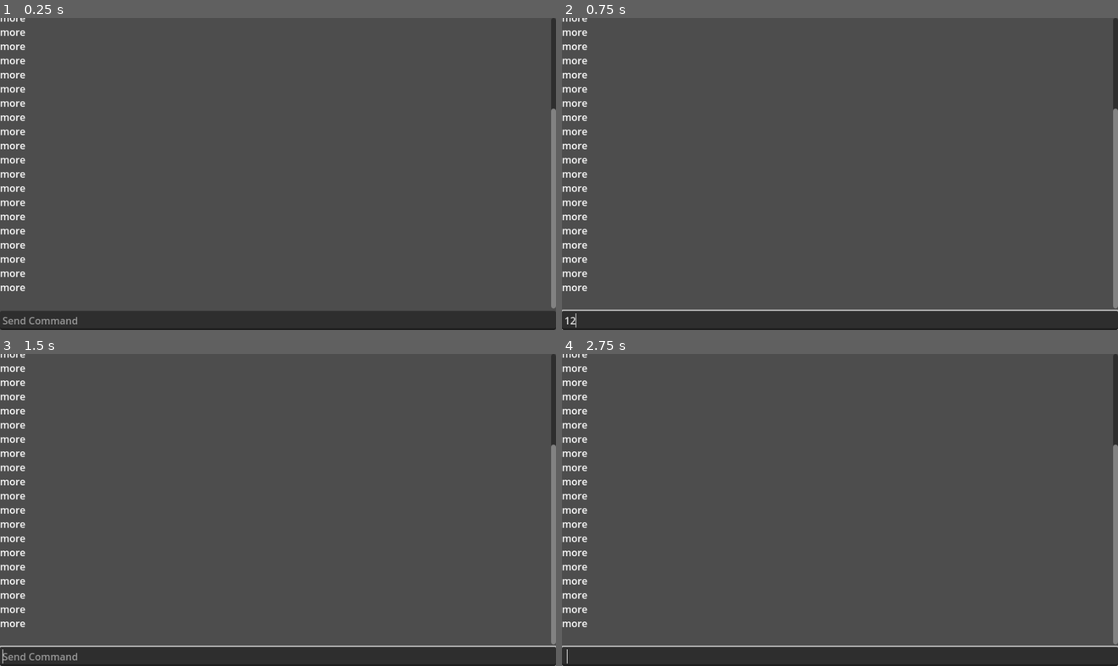
Above: before the commit, frames 1-4 (two rows, left to right).
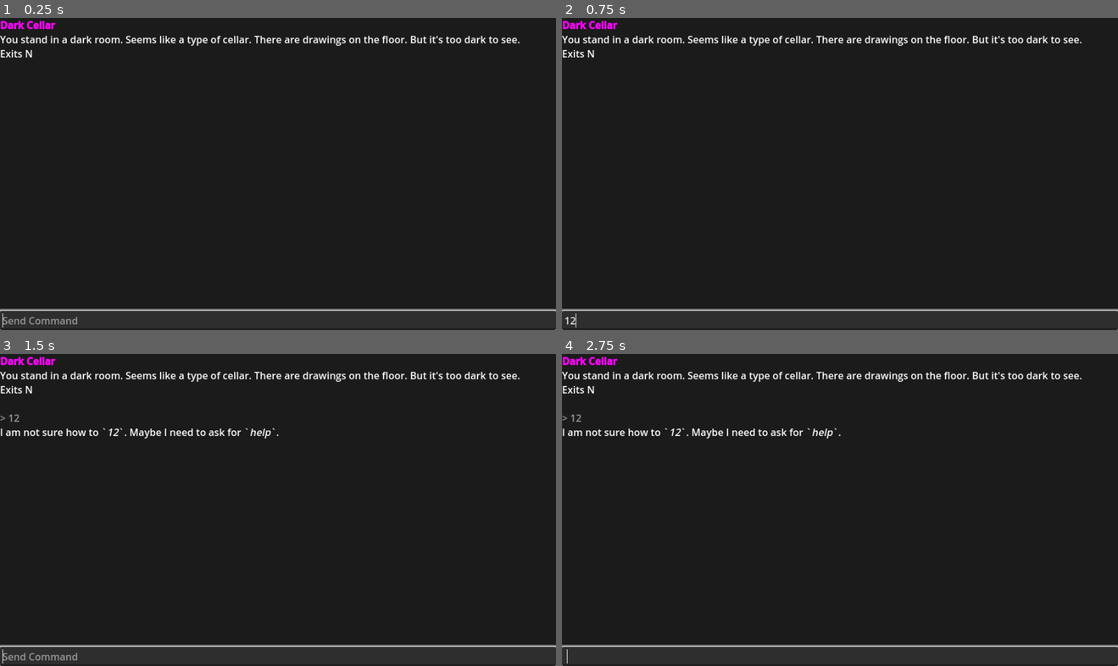
Above: after the commit, the same moments.

Repository: ricardobusta/ludumdare55
Game: Godot game, scene res://terminal.tscn
The game is run twice, just before and just after one commit, with the same random seed, the same clock (stepped at 60 frames per second) and the same inputs.
Inputs (mouse positions are in pixels of both pictures, inside the frame that each line leads up to):
- Up to frame 1 (0.25 s): no input
- Up to frame 2 (0.75 s): click (840, 320) at 0.52 s; type "12" at 0.6 s
- Up to frame 3 (1.5 s): tap Enter at 1.25 s
- Up to frame 4 (2.75 s): tap Space at 2 s

The runs differ from the first frame. In frame 1, 93% of the frame differs, in the area x 0-100%, y 0-100%; in frame 2, 92%; in frame 3, 92%; in frame 4, 92%.

Commit message:
implement some commands and rooms

Diff:
--- a/Summoning/game_control.gd
+++ b/Summoning/game_control.gd
@@ -3,10 +3,56 @@
 @onready var text_field: RichTextLabel = $Control/VBoxContainer/RichTextLabel
 @onready var input_field: LineEdit = $Control/VBoxContainer/LineEdit
 
+var room_config: RoomConfig = RoomConfig.new()
+
+var current_room: int = 1
+
 func _ready() -> void:
+    input_field.grab_focus()
     input_field.text_submitted.connect(_on_text_submitted)
+    text_field.clear()
 
+    var room: Room = room_config.rooms[current_room]
+    _print_room(room)
 
 func _on_text_submitted(text: String) -> void:
-    print(input_field.text)
     input_field.clear()
+    text = text.strip_edges(true, true)
+    if(text.is_empty()):
+        return;
+    _print_text("\n[color=#999]> " + text + "[/color]")
+    _parse_command(text)
+
+func _print_text(text: String) -> void:
+    text_field.append_text(text + "\n")
+
+func _print_room(room: Room) -> void:
+    text_field.append_text(room.printable())
+
+func _parse_command(command: String) -> void:
+    var res = command.split(" ", false)
+
+    match res[0].to_lower():
+        "look", "l":
+            _handle_look("" if res.size() < 2 else res[1] )
+        "move", "m":
+            if(res.size()>1):
+                _print_text("Move "+ res[1])
+            else:
+                _print_text("I must move torwards a direction...")
+        "clear":
+            text_field.clear()
+            _parse_command("look")
+        "help":
+            _print_text("Some things I could try:\nLook\tMove\tHelp")
+        _:
+            _print_text("I am not sure how to `[i]%s[/i]`. Maybe I need to ask for `[i]help[/i]`." % res[0])
+
+func _handle_look(target: String):
+    if(target.is_empty()):
+        _print_text("You look at your surroundings")
+        _print_room(room_config.rooms[current_room])
+    else:
+        match target:
+            _:
+                _print_text("There's no %s to be looked at..." % target)
--- /dev/null
+++ b/Summoning/room.gd
@@ -0,0 +1,44 @@
+extends Object
+
+class_name Room
+
+var name: String = "Room Name"
+var description: String = "Lorem ipsum dolor sit amet, consectetur adipiscing elit, sed do eiusmod tempor incididunt ut labore et dolore magna aliqua. Ut enim ad minim veniam, quis nostrud exercitation ullamco laboris nisi ut aliquip ex ea commodo consequat. Duis aute irure dolor in reprehenderit in voluptate velit esse cillum dolore eu fugiat nulla pariatur. Excepteur sint occaecat cupidatat non proident, sunt in culpa qui officia deserunt mollit anim id est laborum."
+var exit_north: int = -1
+var exit_south: int = -1
+var exit_east: int = -1
+var exit_west: int = -1
+
+func set_name(name: String) -> Room:
+    self.name = name
+    return self
+
+func set_description(description: String) -> Room:
+    self.description = description
+    return self
+
+func set_exits(north: int = 0, south: int = 0, east: int = 0, west: int = 0) -> Room:
+    self.exit_north = north
+    self.exit_south = south
+    self.exit_east = east
+    self.exit_west = west
+    return self
+
+func printable() -> String:
+    var text = "[color=#f0f][b]%s[/b][/color]\n%s\nExits" % [name, description]
+    var has_exit = false;
+    if(exit_north > 0):
+        text += " N"
+        has_exit = true
+    if(exit_east > 0):
+        text += " E"
+        has_exit = true
+    if(exit_south > 0):
+        text += " S"
+        has_exit = true
+    if(exit_west > 0):
+        text += " W"
+    if(!has_exit):
+        text += "None"
+
+    return text + "\n"
--- /dev/null
+++ b/Summoning/room_config.gd
@@ -0,0 +1,18 @@
+extends Object
+
+class_name RoomConfig
+
+var rooms: Dictionary = {}
+
+func _init() -> void:
+    rooms[1] = ( Room.new()
+        .set_name("Dark Cellar")
+        .set_description("You stand in a dark room. Seems like a type of cellar. \
+There are drawings on the floor. But it's too dark to see.")
+        .set_exits(2, 0, 0, 0)
+    )
+    rooms[2] = ( Room.new()
+        .set_name("Test 2")
+        .set_description("Sample Description of room 2")
+        .set_exits(1, 0, 0, 0)
+    )
--- a/Summoning/terminal.tscn
+++ b/Summoning/terminal.tscn
@@ -1,6 +1,12 @@
-[gd_scene load_steps=2 format=3 uid="uid://cvxdc6djtlt3y"]
+[gd_scene load_steps=4 format=3 uid="uid://cvxdc6djtlt3y"]
 
 [ext_resource type="Script" path="res://game_control.gd" id="1_akcal"]
+
+[sub_resource type="StyleBoxFlat" id="StyleBoxFlat_cxaa7"]
+bg_color = Color(0.105882, 0.105882, 0.105882, 1)
+
+[sub_resource type="Theme" id="Theme_yaj5w"]
+RichTextLabel/styles/normal = SubResource("StyleBoxFlat_cxaa7")
 
 [node name="Node" type="Node"]
 script = ExtResource("1_akcal")
@@ -24,38 +30,12 @@
 [node name="RichTextLabel" type="RichTextLabel" parent="Control/VBoxContainer"]
 layout_mode = 2
 size_flags_vertical = 3
+theme = SubResource("Theme_yaj5w")
 bbcode_enabled = true
 text = "[b]The Room[/b]
 There is some description of the room you are in.
 SOmething something
-[b]Exits:[/b] N E S W
-more
-more
-more
-more
-more
-more
-more
-more
-more
-more
-more
-more
-more
-more
-more
-more
-more
-more
-more
-more
-more
-more
-more
-more
-more
-
-"
+[b]Exits:[/b] N E S W"
 scroll_following = true
 
 [node name="LineEdit" type="LineEdit" parent="Control/VBoxContainer"]
